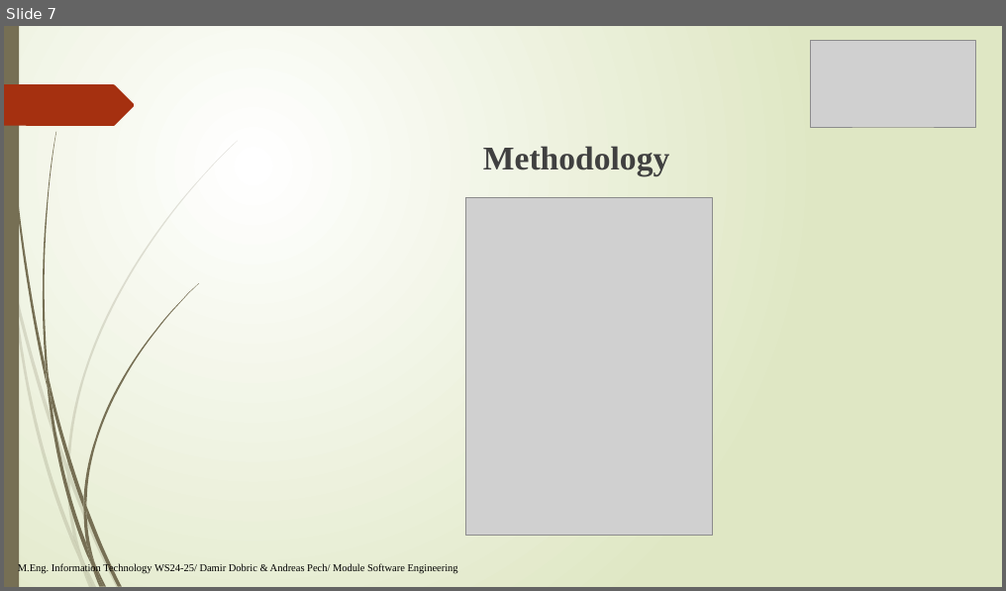
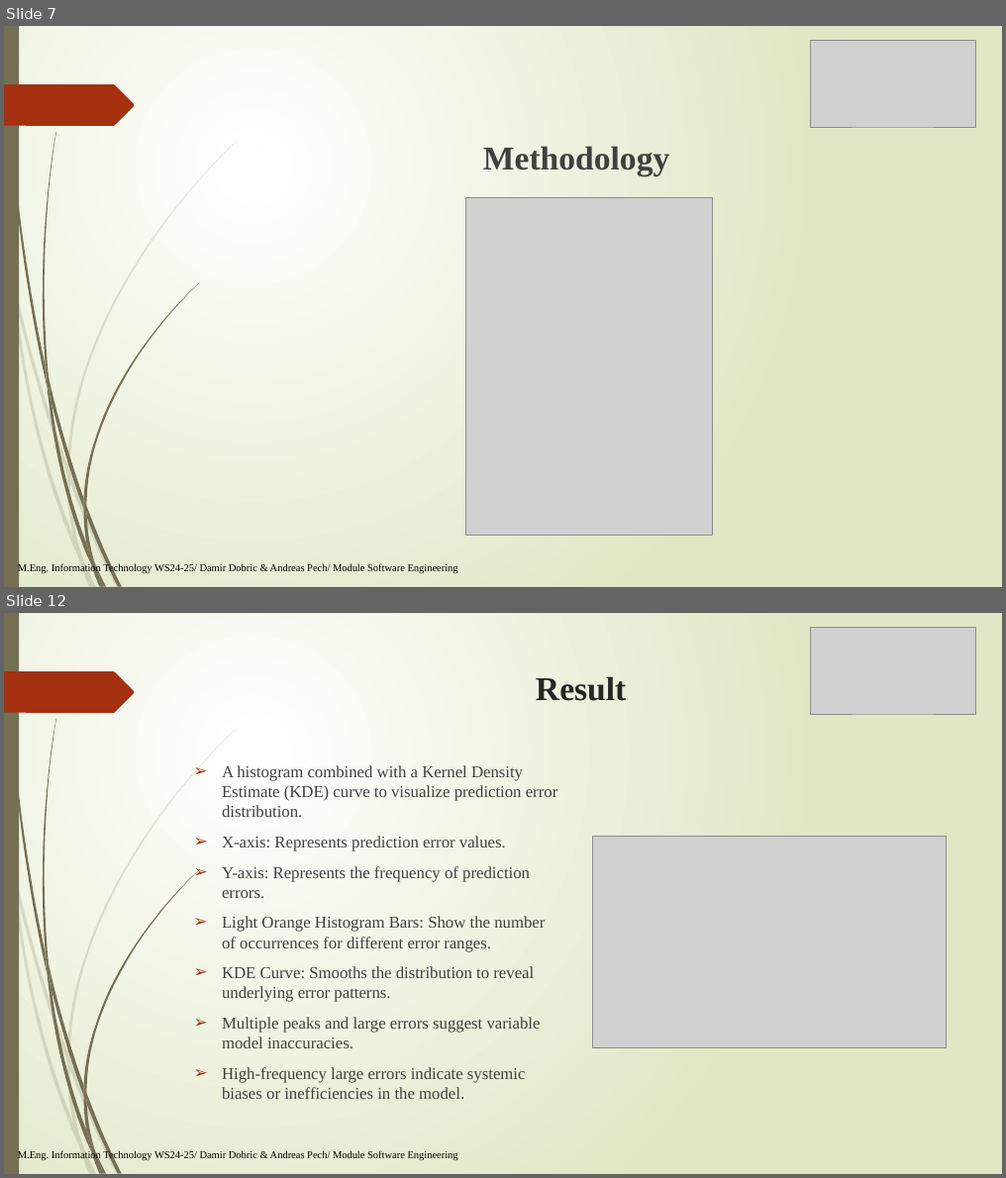
Before and after one commit to sohelranalive/neocortexapi-CodeHive, a slide deck: source/MySEProject/Documentation/PresentationFile_CodeHive.pptx. Shown one above the other, each under a label of ours: slide 7 before the commit, slides 7 and 12 after it; the slides between them are not shown. The pictures are 1006x591 and 1006x1178 pixels, drawn with LibreOffice and Linux fonts; fonts in the diff are those of the drawing; grey boxes stand for pictures. Boxes give left, top, right and bottom in pixels: in the first picture for what was removed or moved away, otherwise in the second. Text is boxed around its words. In the diff, an @@ line names an element or a change of style, - is before the commit and + after.

Commit message:
added result discussion on ppt

```diff
--- a/source/MySEProject/Documentation/PresentationFile_CodeHive.pptx
+++ b/source/MySEProject/Documentation/PresentationFile_CodeHive.pptx
@@ slide 12 added at box(4, 613, 1002, 1174), background gradient #FFFFFF to #DFE8C4; not listed: 24 template elements that a slide beside it also shows @@
@@ picture added at box(811, 627, 976, 714) @@
@@ title added at box(536, 676, 626, 701), 32 pt, text #262626, bold @@
+Result
@@ text added at box(222, 765, 558, 1099), 16 pt, text #404040 @@
+➢ A histogram combined with a Kernel Density Estimate (KDE) curve to visualize prediction error distribution.
+➢ X-axis: Represents prediction error values.
+➢ Y-axis: Represents the frequency of prediction errors.
+➢ Light Orange Histogram Bars: Show the number of occurrences for different error ranges.
+➢ KDE Curve: Smooths the distribution to reveal underlying error patterns.
+➢ Multiple peaks and large errors suggest variable model inaccuracies.
+➢ High-frequency large errors indicate systemic biases or inefficiencies in the model.
@@ picture added at box(592, 836, 945, 1048) @@
@@ text added at box(18, 1152, 458, 1162), 10 pt, text #000000 @@
+M.Eng. Information Technology WS24-25/ Damir Dobric & Andreas Pech/ Module Software Engineering
```
Also in this commit, not shown: 3 slides changed, 6 other slides added.
